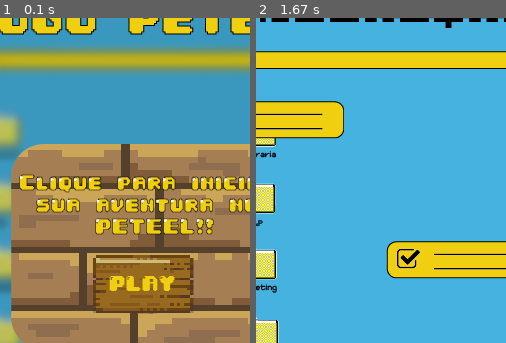
Above: before the commit, frames 1-2 (left to right).
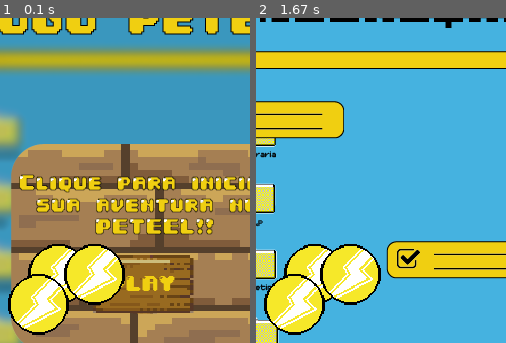
Above: after the commit, the same moments.

Repository: Victor-J-L/JOGO-PETEEL
Game: pygame game, started from primeirafaseteste.py
Same seed, same stepped clock (60 frames per second), same inputs: the game is played once before the commit and once after it.
Inputs (mouse positions are % of the whole screen's width and height, from its top left):
- Up to frame 1 (0.1 s): no input
- Up to frame 2 (1.67 s): click (53, 50) at 0.38 s; hold Right 0.67-1.13 s; move the mouse to (46, 54) at 0.7 s; hold Right 1.17-1.63 s
The pictures show only the part of the screen within x 24-74%, y 9-59%; the shares and areas given below are measured in that part.

The runs differ from the first frame. In frame 1, 8.5% of the frame differs, in the area x 3-50%, y 69-98%; in frame 2, 8.5%.

Commit message:
sprite aleatorio

Diff:
--- a/primeirafaseteste.py
+++ b/primeirafaseteste.py
@@ -2,6 +2,7 @@
 import random
 from sprites import *
 from os import path
+import random
 #from configuração import *
 vec = pygame.math.Vector2
 
@@ -107,7 +108,6 @@
                          random.randrange(-52, -48))
             plataformas.add(p)
 
-
         #Desenhar
         tela.blit(fundo, (0,0))
         plataformas.draw(tela)
--- a/sprites.py
+++ b/sprites.py
@@ -1,4 +1,5 @@
 import pygame
+import random
 #from settings import *
 #from random import choice, randrange
 vec = pygame.math.Vector2
@@ -93,15 +94,31 @@
         self.rect.left = 199
         self.rect.right = 314
 
-class Bolinha(pygame.sprite.Sprite):
+class Bolinha1(pygame.sprite.Sprite): #ensino
     def __init__(self):
         pygame.sprite.Sprite.__init__(self)
         self.image = pygame.image.load("Imagens/Primeira Fase/bolinha.png")
         self.rect = self.image.get_rect()
-        self.rect.top = 120
-        self.rect.bottom = 200
-        self.rect.left = 250
-        self.rect.right = 300
+        self.rect.x = random.randint(100,400)
+        self.rect.y = random.randint(100,400)
+
+class Bolinha2(pygame.sprite.Sprite): #pesquisa
+    def __init__(self):
+        pygame.sprite.Sprite.__init__(self)
+        self.image = pygame.image.load("Imagens/Primeira Fase/bolinha.png")
+        self.rect = self.image.get_rect()
+        self.rect.x = random.randint(100,400)
+        self.rect.y = random.randint(100,400)
+
+class Bolinha3(pygame.sprite.Sprite): #extensão
+    def __init__(self):
+        pygame.sprite.Sprite.__init__(self)
+        self.image = pygame.image.load("Imagens/Primeira Fase/bolinha.png")
+        self.rect = self.image.get_rect()
+        self.rect.x = random.randint(100,400)
+        self.rect.y = random.randint(100,400)
+
+#screen.blit(player.image, (x,y))
 
 class Iconefinal(pygame.sprite.Sprite):
     def __init__(self):
@@ -156,8 +173,13 @@
 all_sprites.add(selecao)
 iconefinal= Iconefinal()
 #all_sprites.add(iconefinal)
-bolinha= Bolinha()
-#all_sprites.add(bolinha)
+ensino= Bolinha1()
+all_sprites.add(ensino)
+pesquisa = Bolinha2()
+all_sprites.add(pesquisa)
+extensao = Bolinha3()
+all_sprites.add(extensao)
+
 
 #Lista de Plataformas
 
